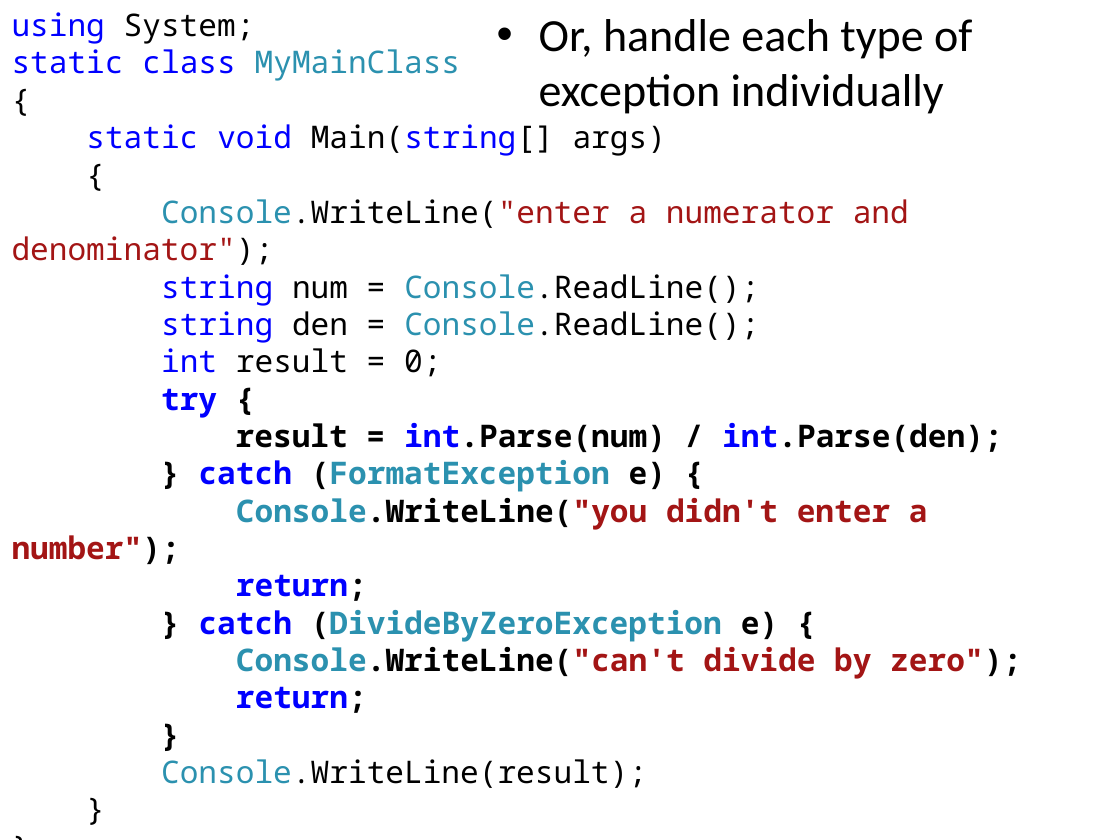
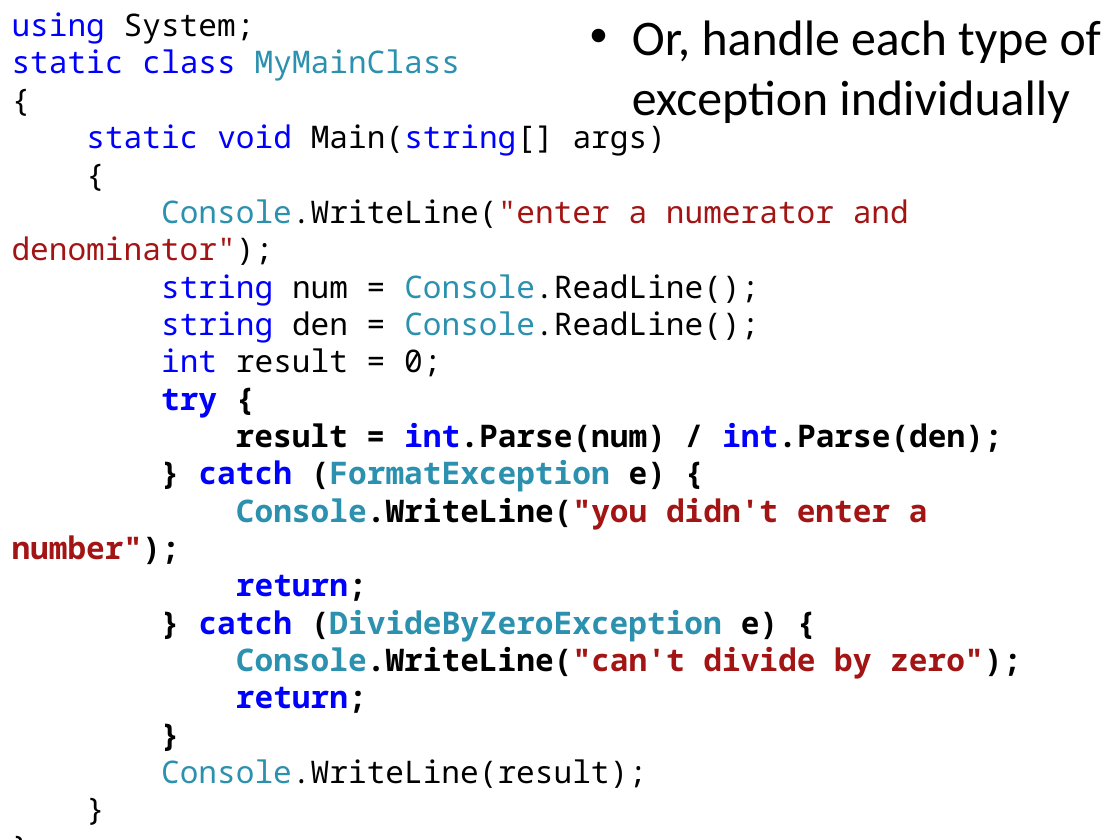
Before and after one commit to iap-csharp/iap-csharp.github.com, a slide deck: slide 8 of IAP-CSharp-Lecture-4.pptx. Drawn at 1120x840 pixels with LibreOffice and Linux fonts; fonts in the diff are those of the drawing. Boxes give left, top, right and bottom in pixels: in the first picture for what was removed or moved away, otherwise in the second. Text is boxed around its words. In the diff, an @@ line names an element or a change of style, - is before the commit and + after.

```diff
--- a/IAP-CSharp-Lecture-4.pptx
+++ b/IAP-CSharp-Lecture-4.pptx
@@ text "Or, handle each type of ...": place and size @@
-text "Or, handle each type of ..." at [539,19,972,114]
+text "Or, handle each type of ..." at [632,20,1101,127]
@@ text "Or, handle each type of ..." at [632,20,1101,127]: size 29.6 to 32 pt @@
```
Also in this commit, not shown: 1 other slide changed, 1 other file.
